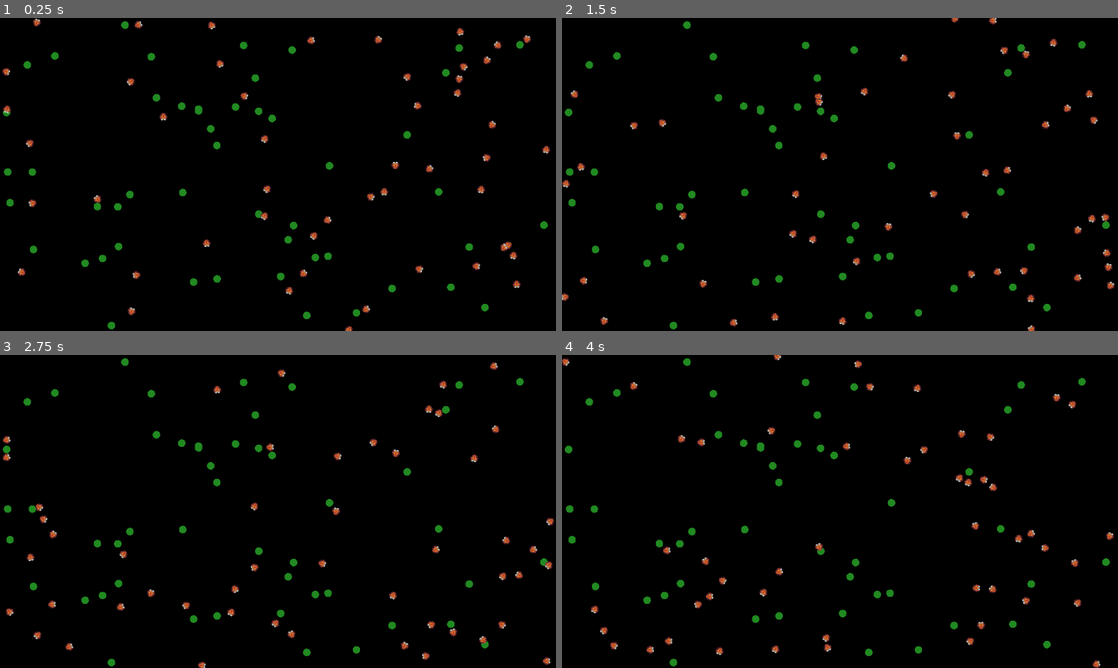
Above: before the commit, frames 1-4 (two rows, left to right).
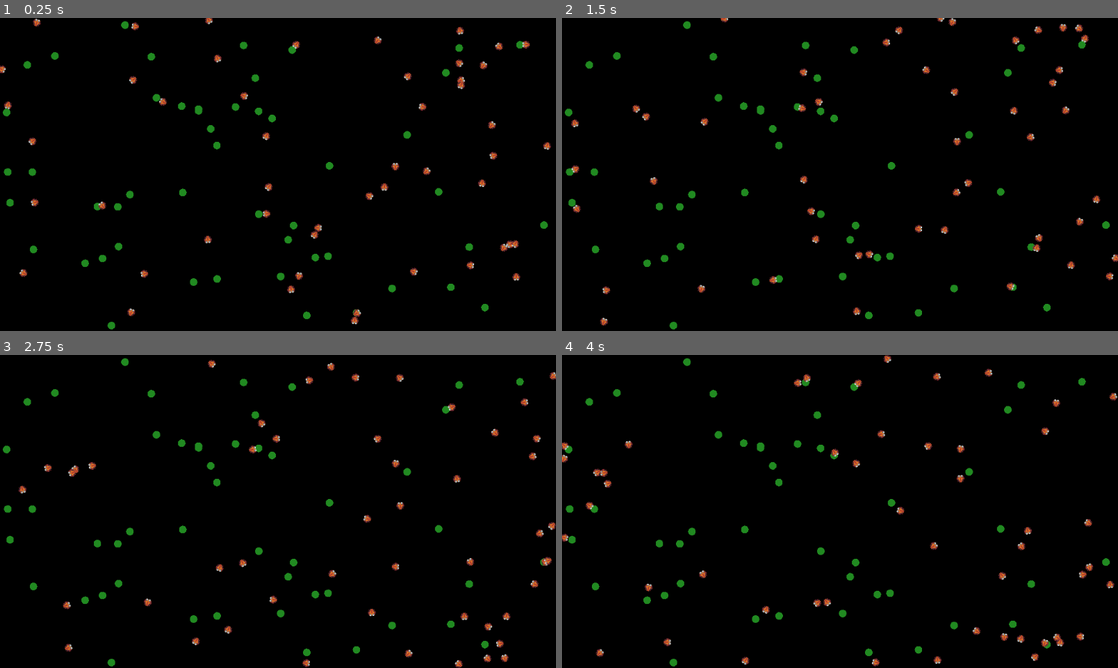
Above: after the commit, the same moments.

Repository: taylor2349/Simbrain
Game: Godot game, scene res://World.tscn
Same seed, same stepped clock (60 frames per second), same inputs: the game is played once before the commit and once after it.
Inputs:
- Up to frame 1 (0.25 s): no input
- Up to frame 2 (1.5 s): no input
- Up to frame 3 (2.75 s): no input
- Up to frame 4 (4 s): no input

The runs differ from the first frame. In frame 1, 2.0% of the frame differs, in the area x 0-100%, y 0-100%; in frame 2, 2.6%; in frame 3, 2.7%; in frame 4, 2.8%.

Commit message:
All base functionality restored. Starting to work on vision.

Diff:
--- a/Animal.gd
+++ b/Animal.gd
@@ -11,12 +11,12 @@
 
 var is_class = "Animal" # Animals can't ask for other Animals' class name.
 var screen_size
-var max_speed = 200
+var max_speed = 150
 var min_speed = 20
 var max_acceleration = 30
 var max_rotation = PI/3
 var starvation = 100000000   # No starvation yet
-var max_munch_time = 25   # No. frames it takes to eat (later, will vary)
+var max_munch_time =40   # No. frames it takes to eat (later, will vary)
 
 
 func _STATE(): #---------------------------------------------------------------
@@ -34,20 +34,16 @@
 
 func _ready():
 	screen_size  = get_viewport_rect().size
-	# BUG ---- THIS COLLISION EXCEPTION DOESN'T WORK <<<<<<<<<<<<<<<<<<<<<<<
-	# add_collision_exception_with(self)
 	change_speed(rand_range(min_speed, max_speed))
 	change_direction(rand_range(0, 2*PI))
 
 
 func _process(delta):
-	# Scan for visible objects
-	# (Move this down into VisibleRange object.)
-	# TODO: This will be convered into signals that trigger reactions,
-	#	using the same logic as collisions do.
+	# Scan for visible objects: use signals to trigger reactions.
 #	var visible_objects = $VisibleRange.scan_for_objects()
 
 	# Look around for objects in view
+
 
 	# Update bodily states
 	hunger += 1
@@ -76,18 +72,16 @@
 func _______________________SIGNALS():
 	pass
 
-func _on_Animal_area_entered(area):
-	# Determine the class of the contacted object (area)
-	# Branch based on that class
-	if area.is_class == "Animal":
-		print("I'm avoiding that animal.")
-	elif area.is_class == "Plant":
-		print("I'm eating that plant.")
+func _on_Animal_area_entered(entity):
+	if entity.is_class == "Animal":
+		react_to_an_animal(entity)
+	elif entity.is_class == "Plant":
+		react_to_a_plant(entity)
 
 # This signal is not triggering properly.
 # It appears rarely and says it saw the
-func _on_VisibleRange_area_entered(area):
-	print("I see a ", area.name)
+func _on_VisibleRange_area_entered(entity):
+	print("I see a ", entity.name)
 
 
 #------------------------------------------------------------------------------
@@ -96,19 +90,21 @@
 func _______________________REACTIONS():
 	pass
 
-func react_to_a_plant(collision):
-	# Insert a hunger condition. Don't stop if pretty full. If hit, go around.
-	start_eating(collision)
-
-
-func react_to_an_animal(collision):
-	change_speed(max_speed/3)
-	pass
-
-
-func react_to_a_thing(collision):
-#	print("  ----  I hit something...")
-	pass
+func react_to_a_plant(entity):
+	# TODO: Eat only if hungry. If run into plant, go around.
+	start_eating(entity)
+
+
+func react_to_an_animal(entity):
+	if entity.name == "Animal": # Filter out collisions with self
+		return
+	change_speed(min_speed * 2)
+	change_direction(null)
+#	change_speed(max_speed/4)
+
+
+func react_to_a_thing(entity):
+	print("  ----  I hit something...")
 
 
 #------------------------------------------------------------------------------
@@ -121,17 +117,6 @@
 	update_the_velocity()
 	position += velocity * delta
 	wrap_on_the_boundaries()
-
-
-##	var collision = move_and_collide(velocity, delta)
-#	if collision:
-#		var collider = collision.collider
-#		if collider is KinematicBody2D: # Avoid self-reference
-#			react_to_an_animal(collision)
-#		elif collider is Plant: # All other types use the class directly.
-#			react_to_a_plant(collision)
-#		else:
-#			react_to_a_thing(collision)
 
 
 func change_speed(new_speed):
@@ -185,13 +170,10 @@
 func _______________________FUNCTIONS():
 	pass
 
-func start_eating(collision):
-#	var collider
-#	var location
+func start_eating(entity):
 	eating = true
 	munch_time = 0
-	var collider = collision.collider
-	var location = collider.position
+	var location = entity.position
 
 	# Set direction of motion and have sprite look that way.
 	# TODO -- Turn this into a call to change_direction.
@@ -220,6 +202,7 @@
 ---- ISSUES
 [] If min_speed is zero, some bugs freeze. Due to zeroing the velocity?
 [] Should I include delta in: position += velocity * delta?
+[] BUG: Animals overshoot when they collide with something. The go over it.
 
 
 ---- DONE
--- a/Animal.tscn
+++ b/Animal.tscn
@@ -4,7 +4,7 @@
 [ext_resource path="res://Animal 3.png" type="Texture" id=2]
 
 [sub_resource type="CircleShape2D" id=1]
-radius = 7.40514
+radius = 8.84912
 
 [node name="Animal" type="Area2D"]
 script = ExtResource( 1 )
--- a/Plant.tscn
+++ b/Plant.tscn
@@ -3,7 +3,7 @@
 [ext_resource path="res://Plant.gd" type="Script" id=1]
 
 [sub_resource type="CircleShape2D" id=1]
-radius = 7.83797
+radius = 9.3164
 
 [node name="Plant" type="Area2D"]
 script = ExtResource( 1 )
